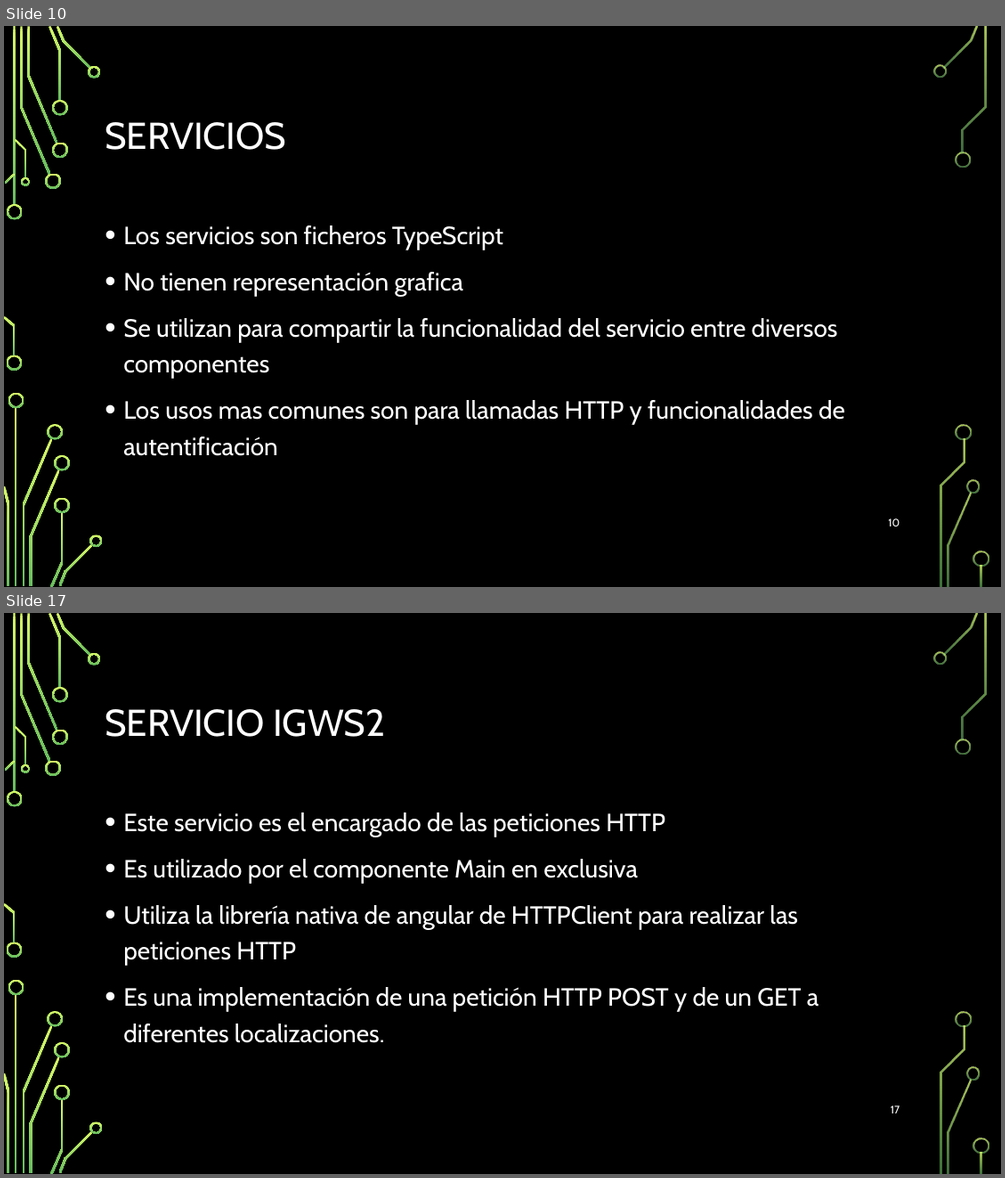
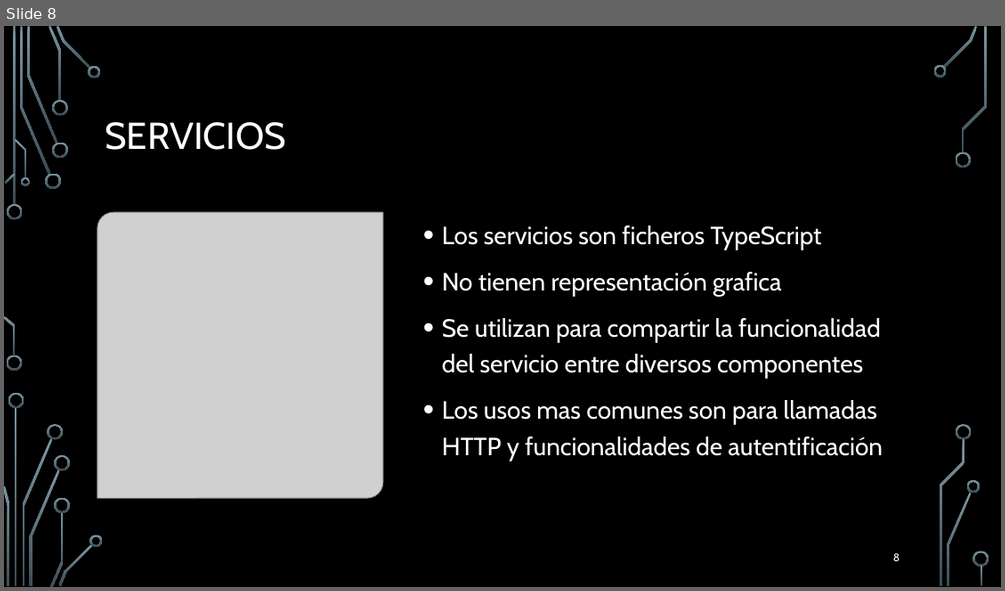
Before and after one commit to Hollex28/TFG-Proyecto_2019-2020, a slide deck: Presentacion del TFG.pptx. Shown one above the other, each under a label of ours: slides 10 and 17 before the commit, slide 8 after it; the slides between them are not shown. The pictures are 1005x1178 and 1005x591 pixels, drawn with LibreOffice and Linux fonts; fonts in the diff are those of the drawing; grey boxes stand for pictures; background and template pictures are left out. Boxes give left, top, right and bottom in pixels: in the first picture for what was removed or moved away, otherwise in the second. Text is boxed around its words. In the diff, an @@ line names an element or a change of style, - is before the commit and + after.

```diff
--- a/Presentacion del TFG.pptx
+++ b/Presentacion del TFG.pptx
@@ slide 17 removed at <box>4,613,1001,1174</box>, background picture (left out); not listed: 36 template elements that a slide beside it also shows @@
@@ title removed at <box>105,709,385,737</box> @@
-SERVICIO IGWS2
@@ text removed at <box>123,812,818,1043</box> @@
-• Este servicio es el encargado de las peticiones HTTP
-• Es utilizado por el componente Main en exclusiva
-• Utiliza la librería nativa de angular de HTTPClient para realizar las peticiones HTTP
-• Es una implementación de una petición HTTP POST y de un GET a diferentes localizaciones.
@@ page number removed at <box>890,1105,899,1113</box> @@
-17
@@ what was slide 10 is now slide 8 @@
@@ slide 8 changed as well @@
@@ fill gradient #D8FC68 to #66BD5F to gradient #7C96A3 to #3B4C54 in 36 elements at <box>7,204,23,220</box>, <box>7,355,22,370</box>, <box>20,27,50,175</box>, <box>45,174,61,189</box>, <box>27,27,57,143</box>, <box>48,26,62,101</box>, <box>52,142,67,158</box>, <box>52,100,67,116</box>, <box>57,26,90,70</box>, <box>88,66,101,78</box>, <box>5,174,16,184</box>, <box>4,316,16,356</box>, <box>15,139,26,178</box>, <box>20,177,30,186</box>, <box>16,408,17,586</box>, <box>22,438,52,585</box>, <box>8,393,24,408</box>, <box>4,486,9,585</box>, <box>48,424,63,440</box>, <box>30,469,60,586</box>, <box>50,512,63,587</box>, <box>54,455,70,471</box>, <box>54,497,70,513</box>, <box>58,543,93,586</box>, <box>90,534,103,547</box>, <box>943,26,978,68</box>, <box>933,65,947,78</box>, <box>955,151,971,168</box>, <box>947,491,971,586</box>, <box>967,480,979,492</box>, <box>962,27,987,153</box>, <box>956,424,971,440</box>, <box>939,439,965,586</box>, <box>973,551,989,566</box>, <box>980,565,983,586</box>, <box>13,27,16,206</box> @@
@@ picture added at <box>97,212,383,498</box> @@
@@ text "Los servicios son ficheros TypeScript" rewrapped from <box>123,225,845,456</box> to <box>442,225,882,460</box> @@
@@ page number at <box>893,553,899,561</box>: text changed @@
-10
+8
```
Also in this commit, not shown: 11 other slides changed, 3 slides added, 11 other slides removed.
